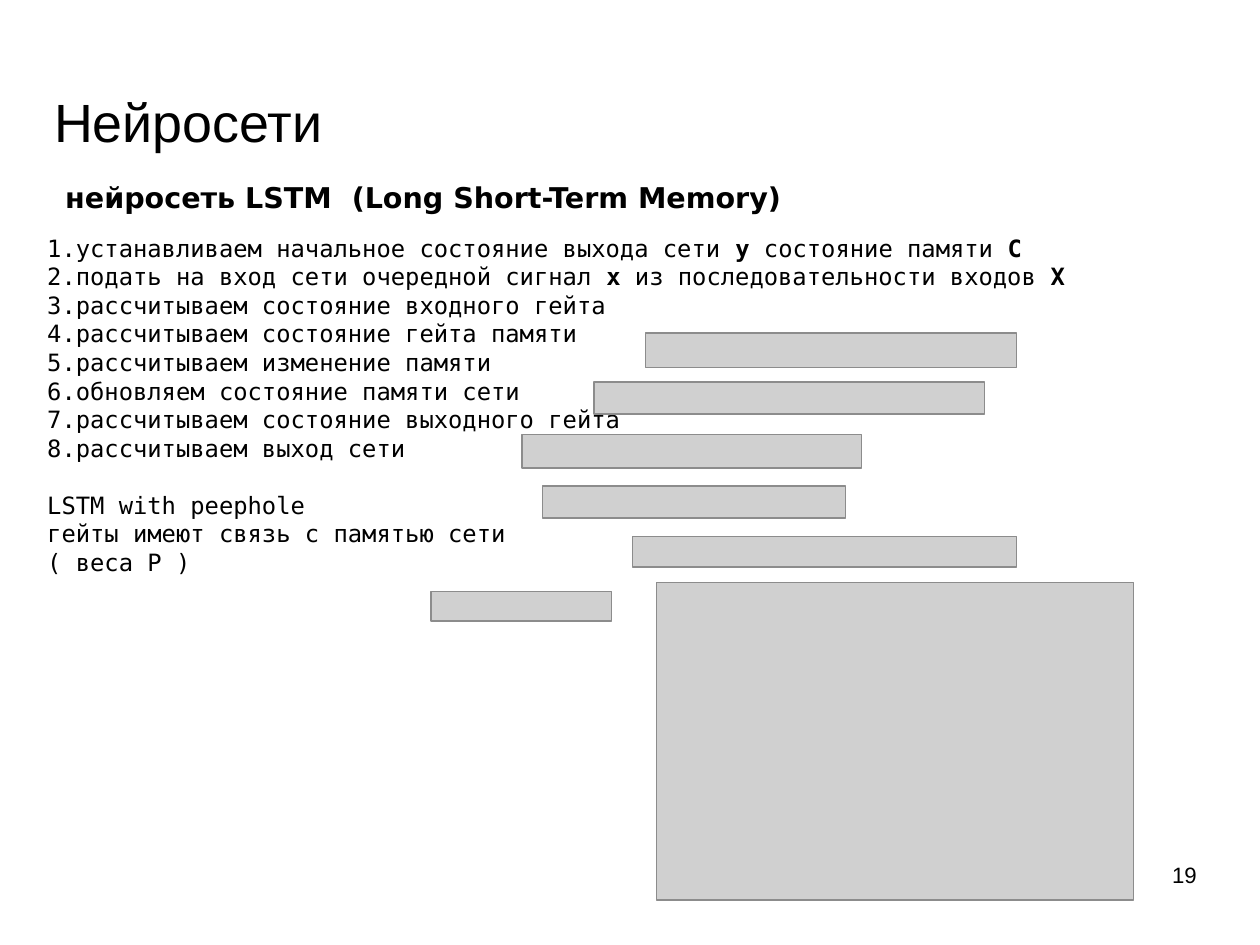
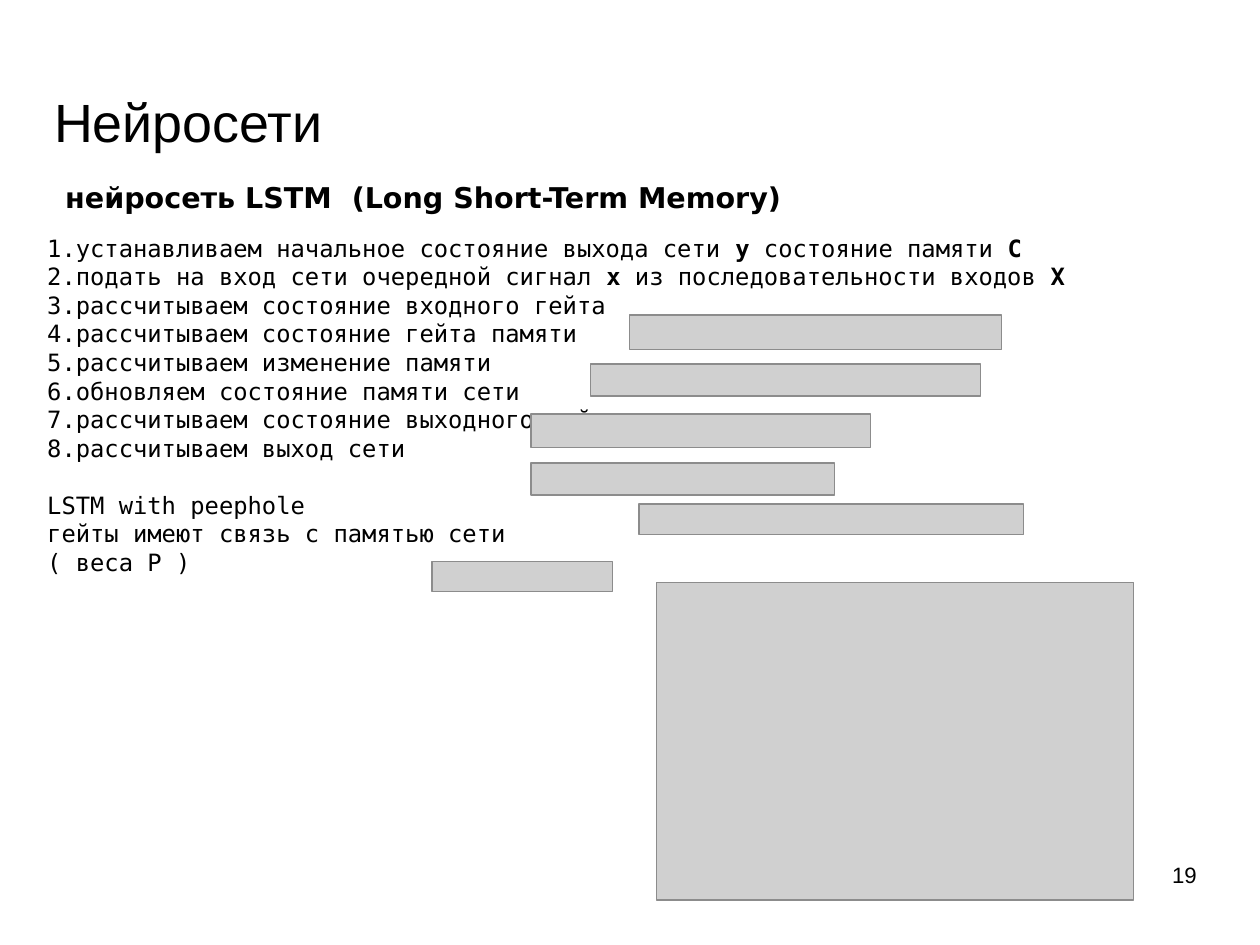
Before and after one commit to mechanoid5/ml_lectorium_legacy, a slide deck: slide 19 of 20-lstm.odp. Drawn at 1260x945 pixels with LibreOffice and Linux fonts; fonts in the diff are those of the drawing; grey boxes stand for pictures; background and template pictures are left out. Boxes give left, top, right and bottom in pixels: in the first picture for what was removed or moved away, otherwise in the second. Text is boxed around its words. In the diff, an @@ line names an element or a change of style, - is before the commit and + after.

```diff
--- a/20-lstm.odp
+++ b/20-lstm.odp
@@ picture moved from (x1=646, y1=333, x2=1018, y2=367) to (x1=630, y1=316, x2=1002, y2=350) @@
@@ picture moved from (x1=595, y1=382, x2=986, y2=414) to (x1=591, y1=364, x2=982, y2=396) @@
@@ picture moved from (x1=523, y1=434, x2=862, y2=468) to (x1=532, y1=414, x2=871, y2=447) @@
@@ picture moved from (x1=543, y1=486, x2=847, y2=518) to (x1=532, y1=463, x2=836, y2=495) @@
@@ picture moved from (x1=632, y1=536, x2=1016, y2=567) to (x1=639, y1=504, x2=1023, y2=535) @@
@@ picture moved from (x1=431, y1=591, x2=612, y2=621) to (x1=432, y1=561, x2=613, y2=591) @@
```
Also in this commit, not shown: 8 other files.
